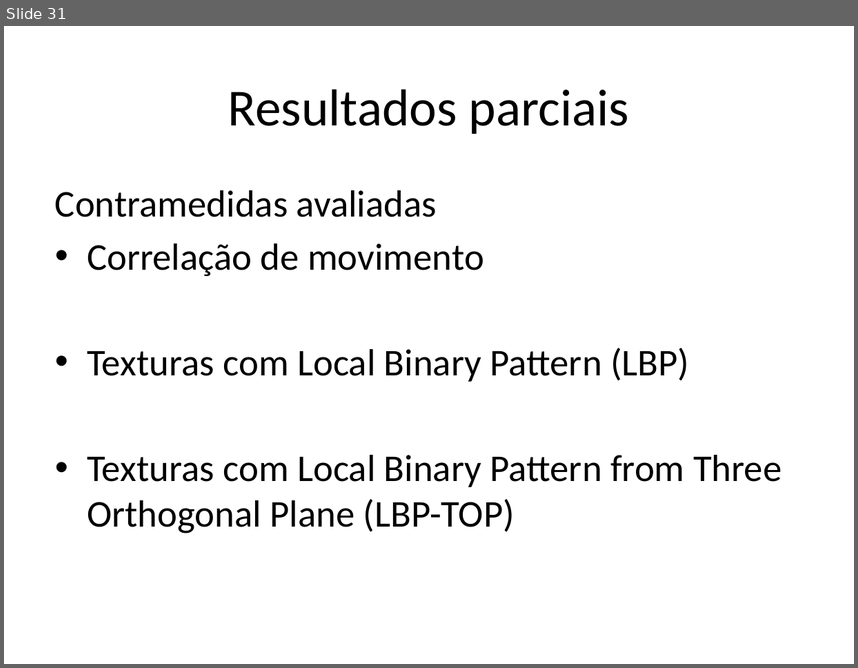
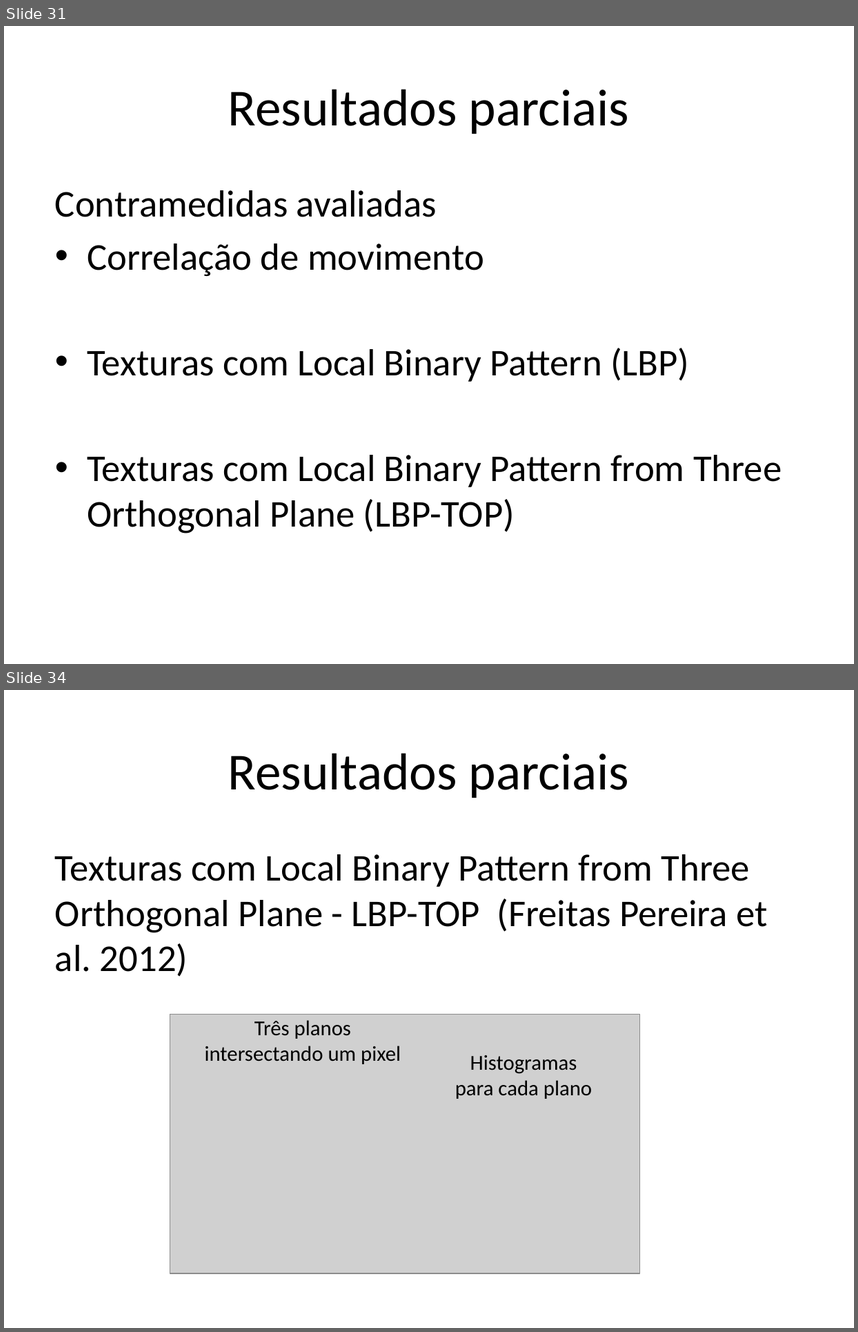
Before and after one commit to tiagofrepereira2012/masters_thesis, a slide deck: qualification/presentation/Presentation.pptx. Shown one above the other, each under a label of ours: slide 31 before the commit, slides 31 and 34 after it; the slides between them are not shown. The pictures are 858x668 and 858x1332 pixels, drawn with LibreOffice and Linux fonts; fonts in the diff are those of the drawing; grey boxes stand for pictures. Boxes give left, top, right and bottom in pixels: in the first picture for what was removed or moved away, otherwise in the second. Text is boxed around its words. In the diff, an @@ line names an element or a change of style, - is before the commit and + after.

```diff
--- a/qualification/presentation/Presentation.pptx
+++ b/qualification/presentation/Presentation.pptx
@@ slide 34 added at (x1=4, y1=690, x2=854, y2=1328), background #FFFFFF @@
@@ title added at (x1=228, y1=753, x2=629, y2=798), 44 pt, text #000000 @@
+Resultados parciais
@@ text added at (x1=55, y1=854, x2=767, y2=976), 32 pt, text #000000 @@
+Texturas com Local Binary Pattern from Three Orthogonal Plane - LBP-TOP (Freitas Pereira et al. 2012)
@@ picture added at (x1=170, y1=1014, x2=639, y2=1273) @@
@@ text added at (x1=205, y1=1020, x2=401, y2=1064), 18 pt, text #000000 @@
+Três planos
+intersectando um pixel
@@ text added at (x1=455, y1=1055, x2=592, y2=1098), 18 pt, text #000000 @@
+Histogramas
+para cada plano
```
Also in this commit, not shown: 10 slides changed, 6 other slides added, 2 slides removed.
